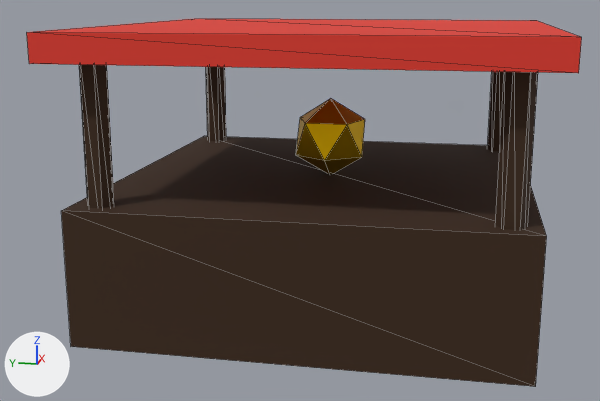
An edit to the glTF model empire/assets/models/bld_market.glb, drawn before and after from the same camera.
One viewpoint serves both versions: a 50 mm lens placed at (-3.34, -0.54, 1.21), pointed at (-0.06, 0.12, 0.39). The axes (+X, +Y, +Z) are drawn at lower left. The lights are the same throughout. The first picture is the older version. Mesh edges are drawn as thin lines. Vertices at exactly the same position are counted once.

Objects in the first picture: 'bld_market'.
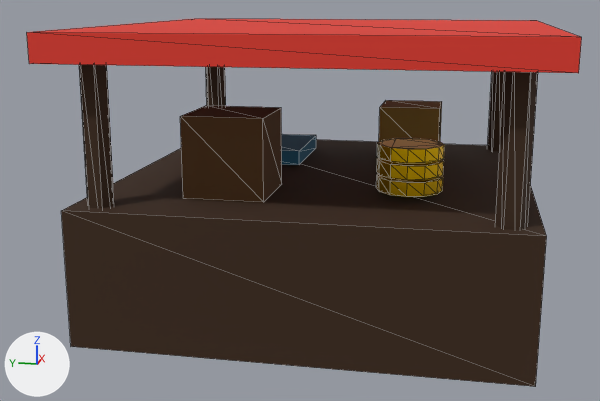
What differs and where, as boxes [x1, y1, x2, y2] in the pictures (600 x 401 px):
part 1 of me_куб_036, added (brown): after [180, 106, 282, 202]
part 2 of me_куб_036, added (blue): after [282, 134, 316, 165]
part 3 of me_куб_036, added (yellow): after [376, 174, 443, 197]
part 4 of me_куб_036, added (yellow): after [377, 158, 444, 180]
part 5 of me_куб_036, added: after [377, 138, 444, 163]
part 6 of me_куб_036, reshaped: before [296, 98, 365, 174]; after [379, 100, 442, 142]

Diff of the bpy script that builds the scene:
```diff
--- a/empire/assets/models/bld_market.glb.py
+++ b/empire/assets/models/bld_market.glb.py
@@ mat_wood @@
+mat_wood = principled_material('wood')
+mat_wood.base_color = (0.102, 0.0423, 0.00913)  # brown #5a3a18
+mat_wood.roughness = 0.9
@@ mat_thatch @@
+mat_thatch = principled_material('thatch')
+mat_thatch.base_color = (0.254, 0.144, 0.0232)  # brown #8a6a2a
+mat_thatch.roughness = 0.9
@@ mat_mk_cloth @@
+mat_mk_cloth = principled_material('mk_cloth')
+mat_mk_cloth.base_color = (0.0232, 0.144, 0.254)  # blue #2a6a8a
+mat_mk_cloth.roughness = 0.9
@@ me_куб_036 @@
 # used by ob_bld_market; location = (0.0, 0.0, 0.0)
-me_куб_036.from_pydata(...)  # 76 vertices, 124 faces; spans x -0.85..0.85, y -0.85..0.85, z 0.0..1.1
+me_куб_036.from_pydata(...)  # 160 vertices, 272 faces; spans x -0.85..0.85, y -0.85..0.85, z 0.0..1.1
+# me_куб_036 part 1: a new loose piece, a box spanning x -0.55..-0.25, y 0.15..0.45, z 0.5..0.8, in mat_wood (brown #5a3a18)
+# me_куб_036 part 2: a new loose piece, a box spanning x 0.09..0.51, y 0.15..0.65, z 0.51..0.57, in mat_mk_cloth (blue #2a6a8a)
+# me_куб_036 part 3: a new loose piece, a 12-sided cylinder along z spanning x -0.47..-0.23, y -0.47..-0.23, z 0.525..0.575, in mat_gold (yellow #ffcc00)
+# me_куб_036 part 4: a new loose piece, a 12-sided cylinder along z spanning x -0.47..-0.23, y -0.47..-0.23, z 0.585..0.635, in mat_gold (yellow #ffcc00)
+# me_куб_036 part 5: a new loose piece, a 12-sided cylinder along z spanning x -0.47..-0.23, y -0.47..-0.23, z 0.645..0.695, in mat_gold (yellow #ffcc00)
+# me_куб_036 part 6
+# 11 vertices are removed from x -0.14..0.14, y -0.14..0.14, z 0.49..0.72
+# 20 faces are deleted
+# 1 vertex moves from x 0.0, y 0.0, z 0.81 to x 0.29, y -0.17, z 0.74
+# 7 vertices are added at x 0.29..0.55, y -0.43..-0.17, z 0.5..0.74
+# 12 new faces join them, mat_thatch (brown #8a6a2a)
 me_куб_036.materials.append(mat_wooddk)
@@ me_куб_036 @@
 me_куб_036.materials.append(mat_gold)
+me_куб_036.materials.append(mat_wood)  # brown #5a3a18
+me_куб_036.materials.append(mat_thatch)  # brown #8a6a2a
+me_куб_036.materials.append(mat_mk_cloth)  # blue #2a6a8a
```
